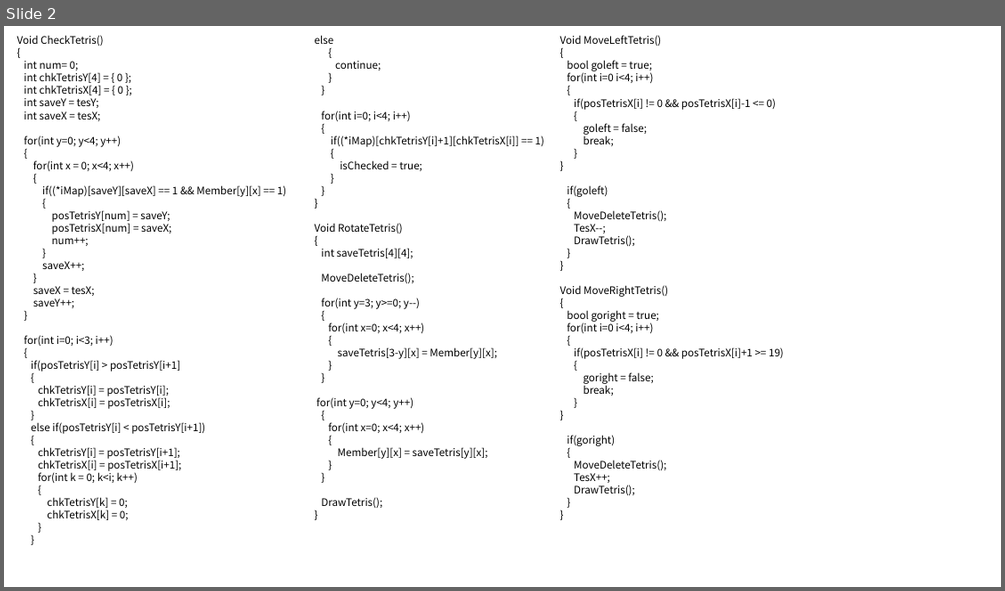
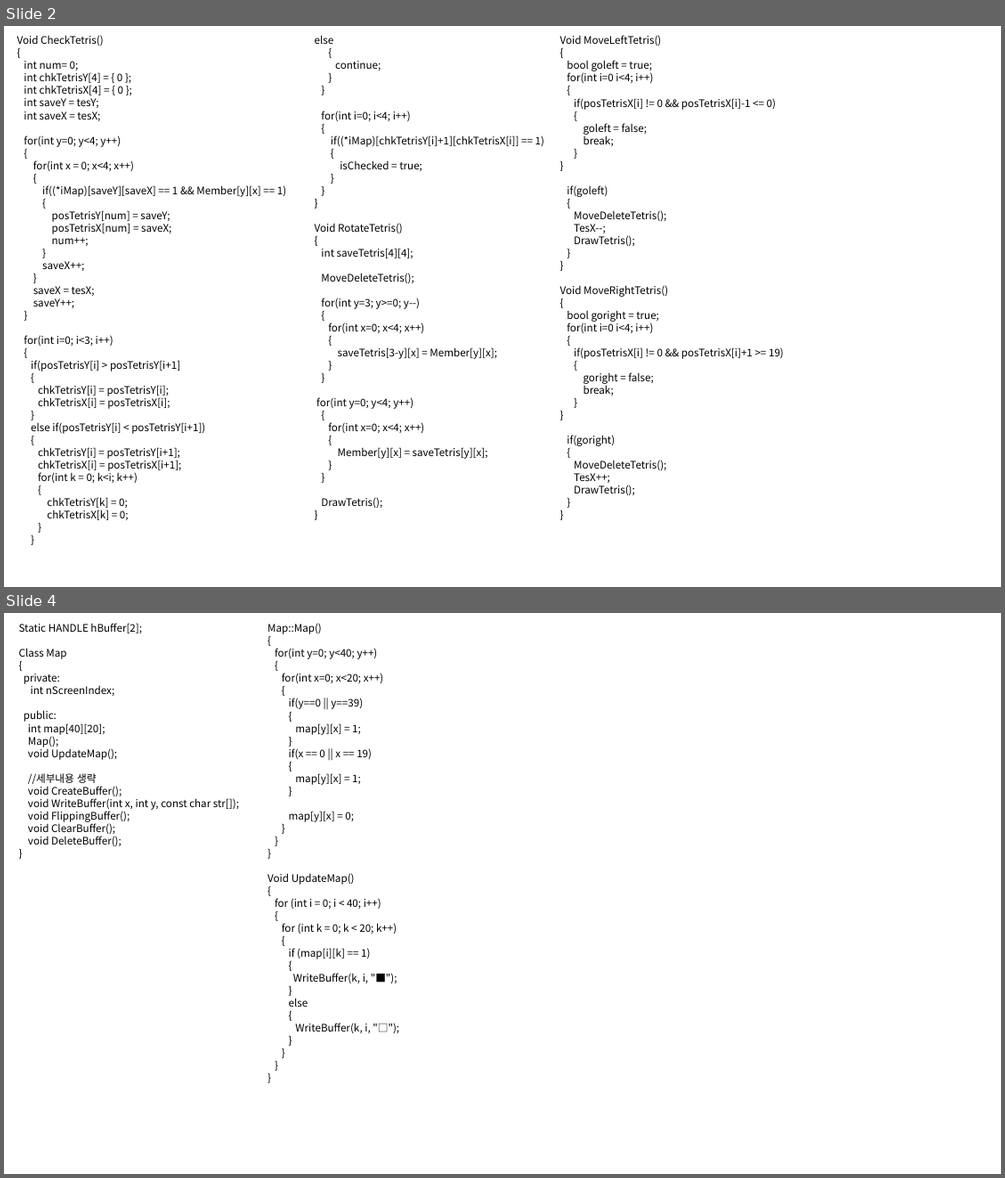
Before and after one commit to HEYHO8037/Tetris, a slide deck: Tetris.pptx. Shown one above the other, each under a label of ours: slide 2 before the commit, slides 2 and 4 after it; the slides between them are not shown. The pictures are 1005x591 and 1005x1178 pixels, drawn with LibreOffice and Linux fonts; fonts in the diff are those of the drawing. Boxes give left, top, right and bottom in pixels: in the first picture for what was removed or moved away, otherwise in the second. Text is boxed around its words. In the diff, an @@ line names an element or a change of style, - is before the commit and + after.

```diff
--- a/Tetris.pptx
+++ b/Tetris.pptx
@@ slide 4 added at bbox=[4, 613, 1001, 1174], background #FFFFFF @@
@@ text added at bbox=[19, 623, 239, 846], 10 pt, text #000000 @@
+Static HANDLE hBuffer[2];
+Class Map
+{
+private:
+int nScreenIndex;
+public:
+int map[40][20];
+Map();
+void UpdateMap();
+//세부내용 생략
+void CreateBuffer();
+void WriteBuffer(int x, int y, const char str[]);
+void FlippingBuffer();
+void ClearBuffer();
+void DeleteBuffer();
+}
@@ text added at bbox=[267, 623, 396, 1033], 10 pt, text #000000 @@
+Map::Map()
+{
+for(int y=0; y<40; y++)
+{
+for(int x=0; x<20; x++)
+{
+if(y==0 || y==39)
+{
+map[y][x] = 1;
+}
+if(x == 0 || x == 19)
+{
+map[y][x] = 1;
+}
+map[y][x] = 0;
+}
+}
+}
+Void UpdateMap()
+{
+for (int i = 0; i < 40; i++)
+{
+for (int k = 0; k < 20; k++)
+{
+if (map[i][k] == 1)
+{
+WriteBuffer(k, i, "■");
+}
+else
+{
+WriteBuffer(k, i, "□");
+}
+}
+}
+}
```
Also in this commit, not shown: 2 slides changed, 1 other slide added, 2 slides removed.
